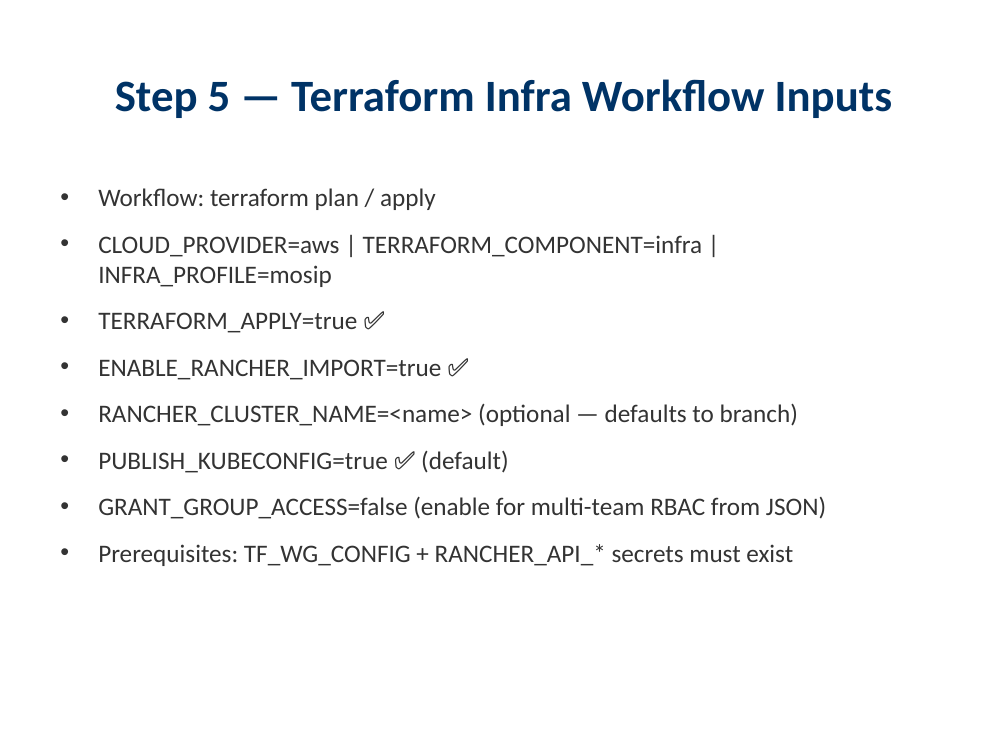
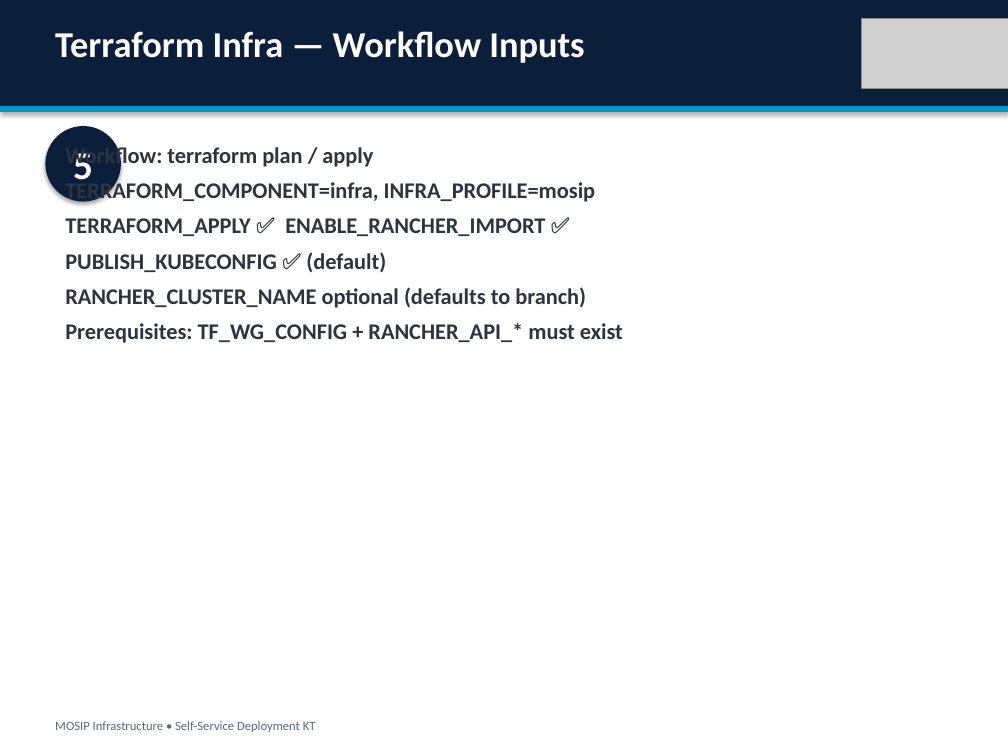
Before and after one commit to Ivanmeneges/infra, a slide deck: slide 14 of docs/presentations/MOSIP_New_Environment_Deployment_KT.pptx (slide 13 before the commit). Drawn at 1008x756 pixels with LibreOffice and Linux fonts; fonts in the diff are those of the drawing; grey boxes stand for pictures. Boxes give left, top, right and bottom in pixels: in the first picture for what was removed or moved away, otherwise in the second. Text is boxed around its words. In the diff, an @@ line names an element or a change of style, - is before the commit and + after.

```diff
--- a/docs/presentations/MOSIP_New_Environment_Deployment_KT.pptx
+++ b/docs/presentations/MOSIP_New_Environment_Deployment_KT.pptx
@@ rectangle added at [0,0,1008,756], fill #FFFFFF @@
@@ rectangle added at [0,0,1008,106], fill #0B1F3A @@
@@ picture added at [862,18,1008,89] @@
@@ text at [55,31,584,63]: text changed; size 32 to 26 pt; text colour #003366 to #FFFFFF @@
-Step 5 — Terraform Infra Workflow Inputs
+Terraform Infra — Workflow Inputs
@@ rectangle added at [0,106,1008,112], fill #0096C7 @@
@@ ellipse added at [45,126,121,202], fill #0B1F3A, 28 pt, text #FFFFFF, bold @@
+5
@@ text "Workflow: terraform plan / apply": place and size @@
-text "Workflow: terraform plan / apply" at [98,188,826,566]
+text "Workflow: terraform plan / apply" at [65,144,623,343]
@@ text at [65,144,373,169]: size 18 to 16 pt, text colour #333333 to #2D3440, bold on in "Workflow: terraform plan / apply"; bullet • to none; less space between paragraphs @@
@@ text at [65,179,623,343]: text changed; size 18 to 16 pt; text colour #333333 to #2D3440; bold on @@
-• CLOUD_PROVIDER=aws | TERRAFORM_COMPONENT=infra | INFRA_PROFILE=mosip
-• TERRAFORM_APPLY=true ✅
-• ENABLE_RANCHER_IMPORT=true ✅
-• RANCHER_CLUSTER_NAME=<name> (optional — defaults to branch)
-• PUBLISH_KUBECONFIG=true ✅ (default)
-• GRANT_GROUP_ACCESS=false (enable for multi-team RBAC from JSON)
-• Prerequisites: TF_WG_CONFIG + RANCHER_API_* secrets must exist
+TERRAFORM_COMPONENT=infra, INFRA_PROFILE=mosip
+TERRAFORM_APPLY ✅ ENABLE_RANCHER_IMPORT ✅
+PUBLISH_KUBECONFIG ✅ (default)
+RANCHER_CLUSTER_NAME optional (defaults to branch)
+Prerequisites: TF_WG_CONFIG + RANCHER_API_* must exist
@@ text added at [55,721,316,732], 9 pt, text #5C677D @@
+MOSIP Infrastructure • Self-Service Deployment KT
```
Also in this commit, not shown: 16 other slides changed, 8 slides added, 8 slides removed, 2 other files.
